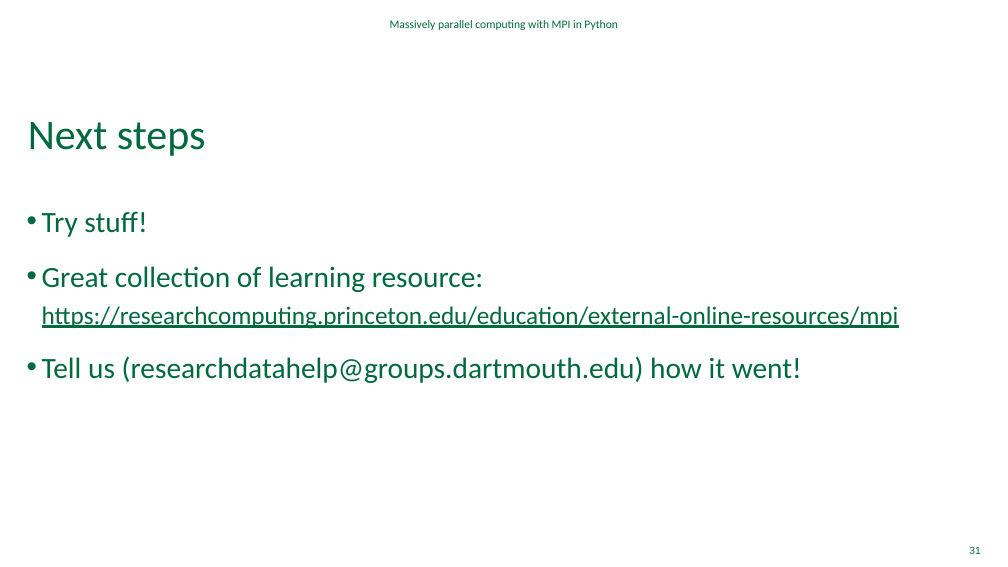
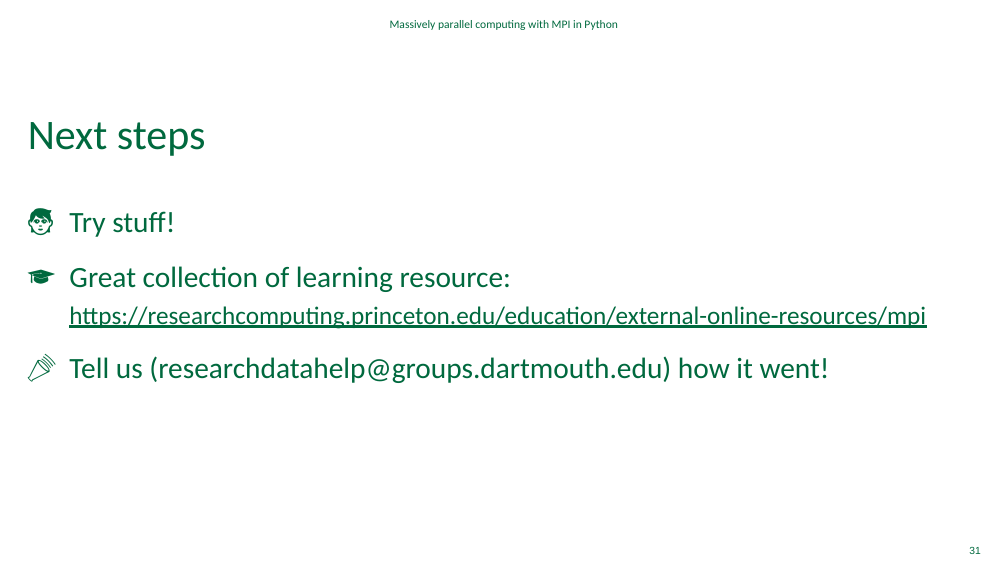
Before and after one commit to Dartmouth-Libraries/distributed-computing-with-python-and-mpi, a slide deck: slide 31 of ppt/Distributed-Computing-with-MPI.pptx. Drawn at 1008x567 pixels with LibreOffice and Linux fonts; fonts in the diff are those of the drawing; background and template pictures are left out. Boxes give left, top, right and bottom in pixels: in the first picture for what was removed or moved away, otherwise in the second. Text is boxed around its words. In the diff, an @@ line names an element or a change of style, - is before the commit and + after.

```diff
--- a/ppt/Distributed-Computing-with-MPI.pptx
+++ b/ppt/Distributed-Computing-with-MPI.pptx
@@ text "Try stuff!" at bbox=[69, 211, 926, 383]: bullet • to 🧑‍; bullet • to 🎓; bullet • to 📣 @@
```
Also in this commit, not shown: 5 other slides changed.
